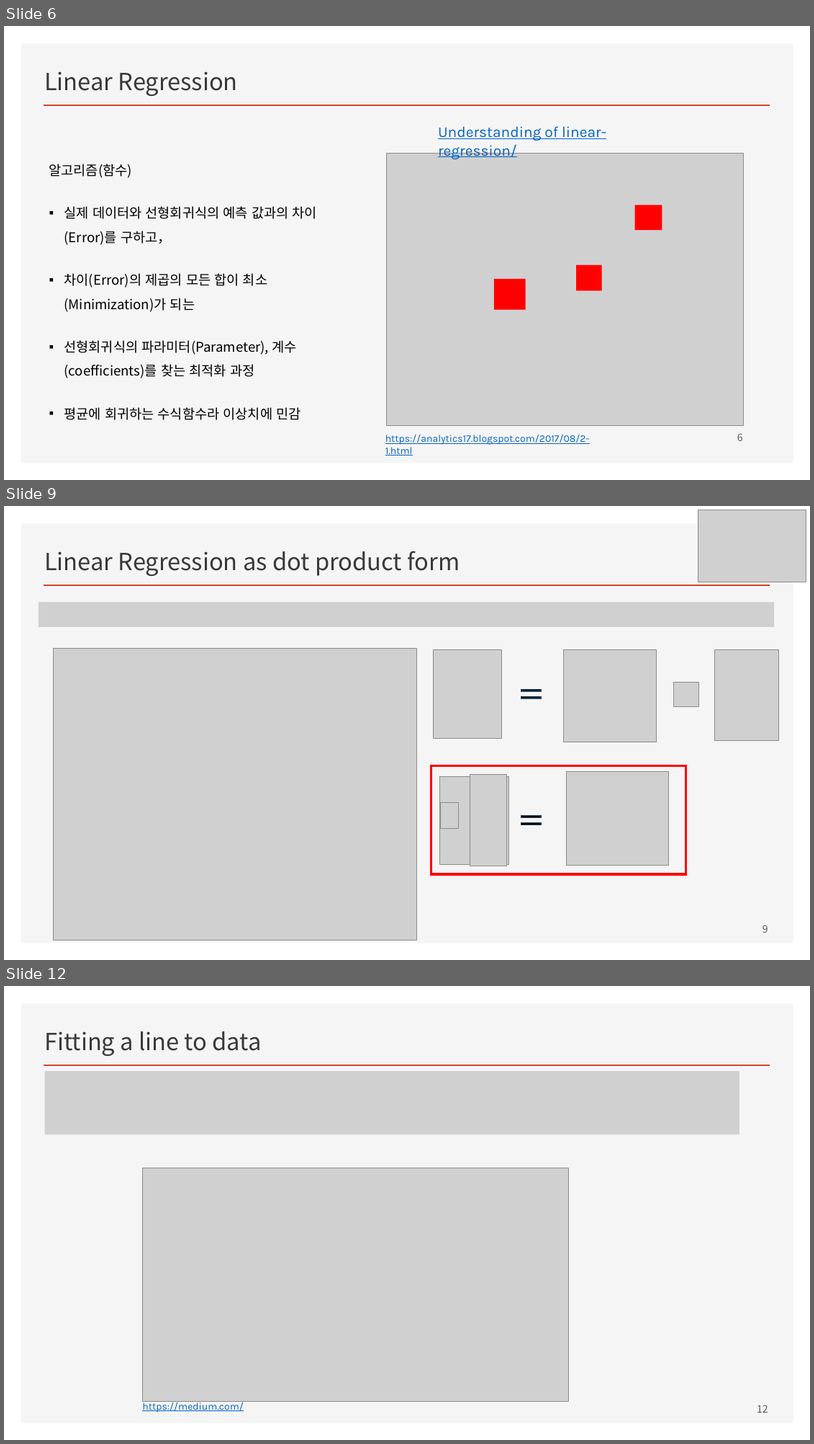
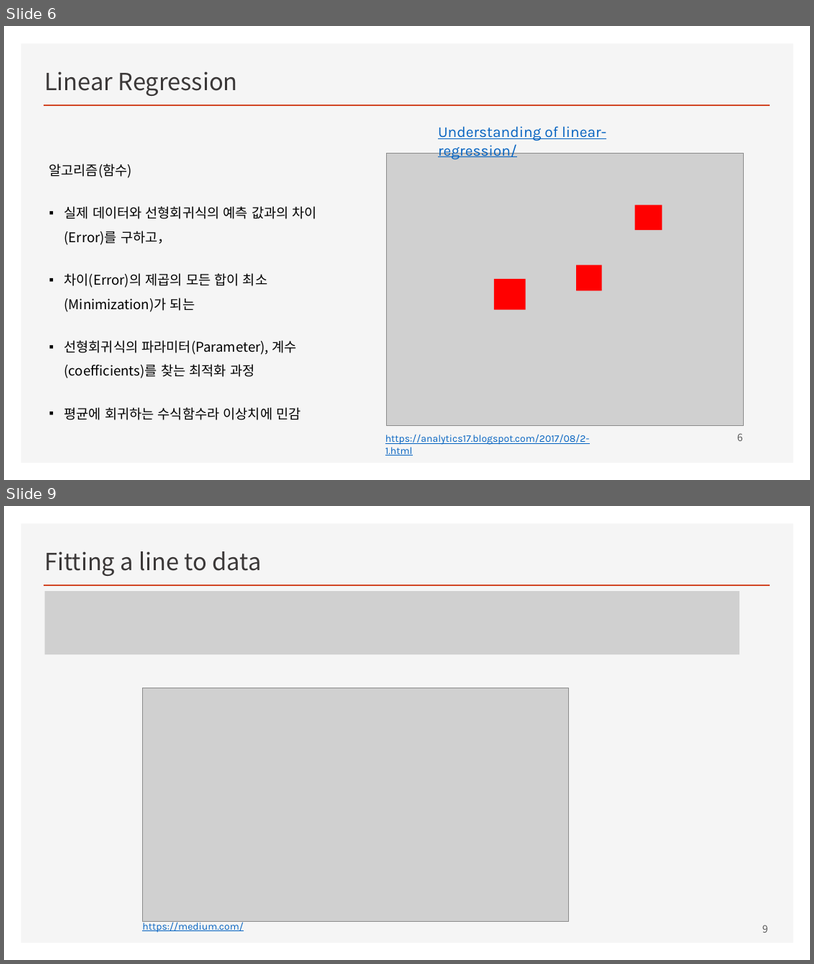
Before and after one commit to ancestor9/mathematics-for-machine-learning, a slide deck: Linear_Algebra/w4_Perceptron_Regression.pptx. Shown one above the other, each under a label of ours: slides 6, 9 and 12 before the commit, slides 6 and 9 after it; the slides between them are not shown. The pictures are 814x1444 and 814x964 pixels, drawn with LibreOffice and Linux fonts; fonts in the diff are those of the drawing; grey boxes stand for pictures; background and template pictures are left out. Boxes give left, top, right and bottom in pixels: in the first picture for what was removed or moved away, otherwise in the second. Text is boxed around its words. In the diff, an @@ line names an element or a change of style, - is before the commit and + after.

```diff
--- a/Linear_Algebra/w4_Perceptron_Regression.pptx
+++ b/Linear_Algebra/w4_Perceptron_Regression.pptx
@@ slide 9 removed at [4,506,810,960], background #FFFFFF; not listed: 2 template elements that a slide beside it also shows @@
@@ picture removed at [699,510,808,582] @@
@@ title removed at [44,551,460,576] @@
-Linear Regression as dot product form
@@ picture removed at [39,602,774,627] @@
@@ picture removed at [54,648,417,939] @@
@@ group removed at [434,650,779,742]: 4 pictures, 1 math equal @@
@@ rectangle removed at [432,765,687,874] @@
@@ group removed at [440,771,669,866]: 4 pictures @@
@@ math equal removed at [517,812,545,829] @@
@@ page number removed at [763,924,769,932] @@
-9
@@ what was slide 12 is now slide 9 @@
@@ page number at [763,924,769,932]: text changed @@
-12
+9
```
Also in this commit, not shown: 8 slides changed, 5 other slides removed.
